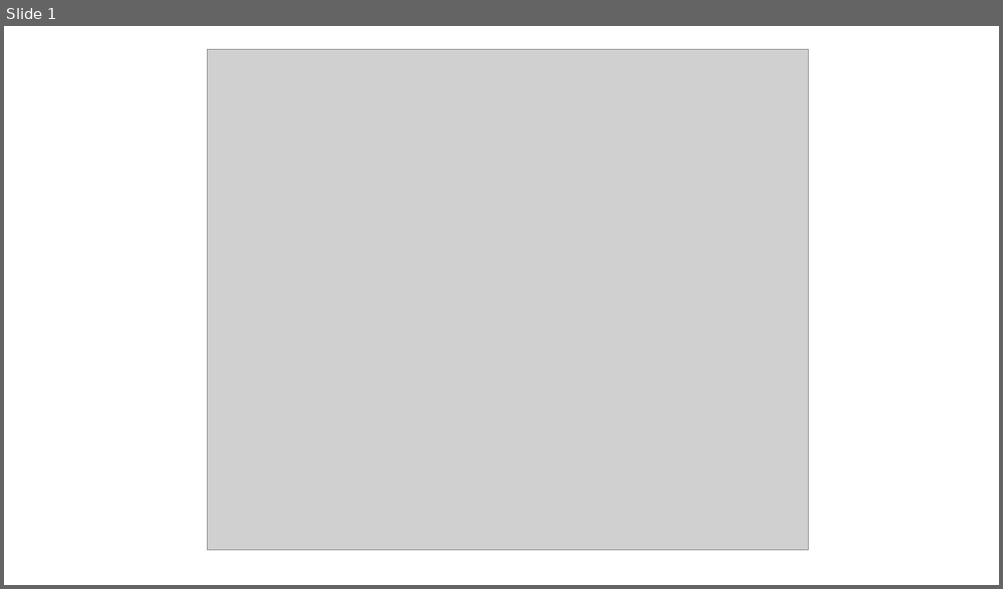
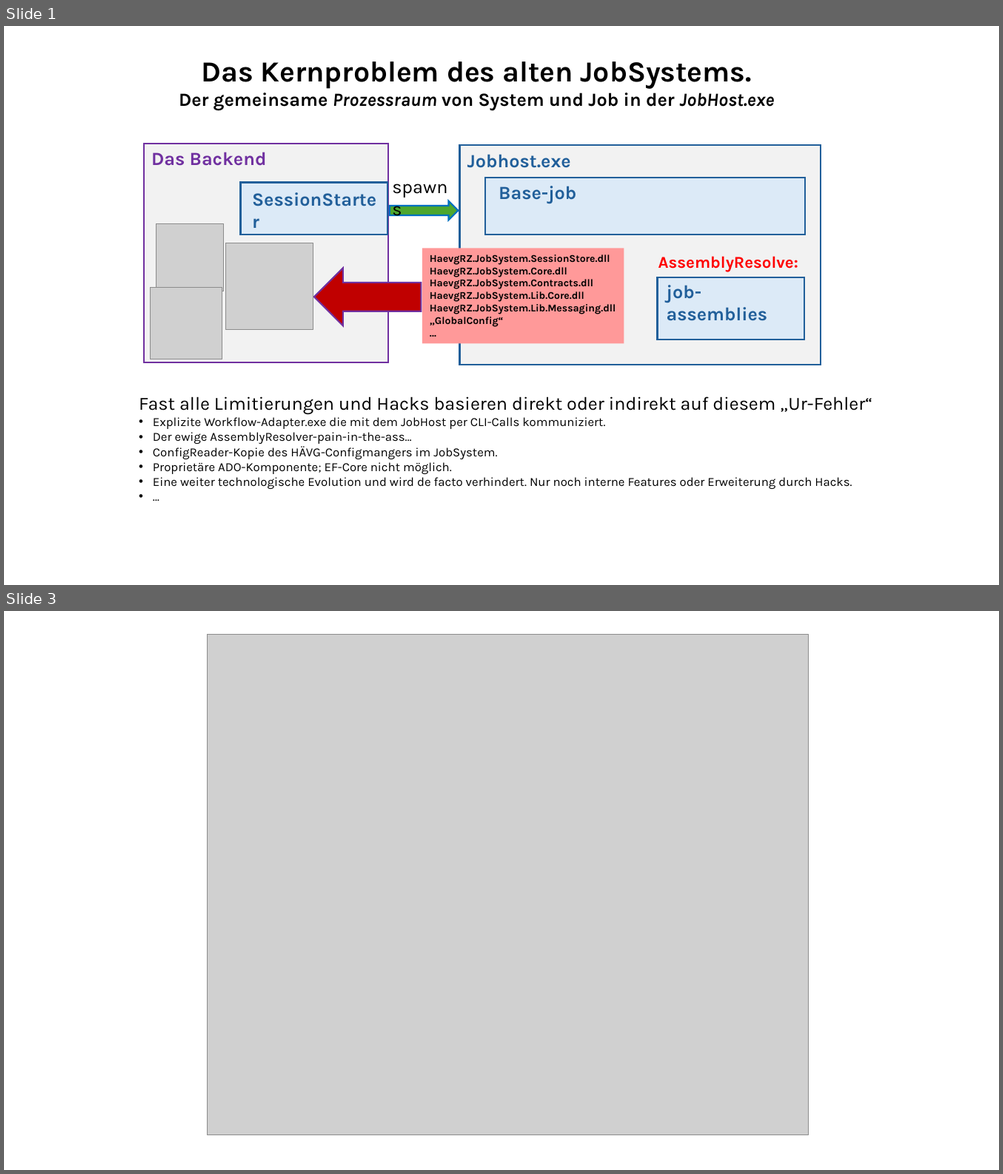
Before and after one commit to ckluth/josyn-platform, a slide deck: josyn-intro.pptx. Shown one above the other, each under a label of ours: slide 1 before the commit, slides 1 and 3 after it; the slides between them are not shown. The pictures are 1003x589 and 1003x1174 pixels, drawn with LibreOffice and Linux fonts; fonts in the diff are those of the drawing; grey boxes stand for pictures. Boxes give left, top, right and bottom in pixels: in the first picture for what was removed or moved away, otherwise in the second. Text is boxed around its words. In the diff, an @@ line names an element or a change of style, - is before the commit and + after.

```diff
--- a/josyn-intro.pptx
+++ b/josyn-intro.pptx
@@ slide 1 added at [4,26,999,585], background #FFFFFF @@
@@ text added at [179,62,774,111], 18 pt, text #000000, bold @@
+Das Kernproblem des alten JobSystems.
+Der gemeinsame Prozessraum von System und Job in der JobHost.exe
@@ rectangle added at [144,143,387,363], fill #F2F2F2, outline #7030A0 1.5 pt @@
@@ text added at [151,152,267,166], 18 pt, text #7030A0, bold @@
+Das Backend
@@ rectangle added at [460,145,821,365], fill #F2F2F2, outline #215F9A 1.5 pt @@
@@ text added at [467,154,571,168], 18 pt, text #215F9A, bold @@
+Jobhost.exe
@@ text added at [384,171,462,201], 18 pt, text #000000 @@
+spawns
@@ rectangle added at [485,178,805,235], fill #DCEAF7, outline #215F9A 1.5 pt @@
@@ rectangle added at [241,183,387,235], fill #DCEAF7, outline #215F9A 1.5 pt @@
@@ text added at [245,184,387,214], 18 pt, text #215F9A, bold @@
+SessionStarter
@@ right arrow added at [390,201,458,221], fill #4EA72E, outline #0070C0 1.5 pt @@
@@ text added at [498,186,576,204], 18 pt, text #215F9A, bold @@
+Base-job
@@ picture added at [156,224,224,292] @@
@@ picture added at [225,243,313,330] @@
@@ left arrow added at [314,269,421,326], fill #C00000, outline #7030A0 1.5 pt @@
@@ rectangle added at [422,248,623,344], fill #FF9999, 10 pt, text #000000, bold @@
+HaevgRZ.JobSystem.SessionStore.dll
+HaevgRZ.JobSystem.Core.dll
+HaevgRZ.JobSystem.Contracts.dll
+HaevgRZ.JobSystem.Lib.Core.dll
+HaevgRZ.JobSystem.Lib.Messaging.dll
+„GlobalConfig“
+…
@@ text added at [658,256,798,272], 16 pt, text #FF0000, bold @@
+AssemblyResolve:
@@ picture added at [151,288,222,360] @@
@@ rectangle added at [657,278,805,340], fill #DCEAF7, outline #215F9A 1.5 pt @@
@@ text added at [666,285,768,321], 18 pt, text #215F9A, bold @@
+job-assemblies
@@ text added at [139,397,872,489], 12 pt, text #000000 @@
+Fast alle Limitierungen und Hacks basieren direkt oder indirekt auf diesem „Ur-Fehler“
+• Explizite Workflow-Adapter.exe die mit dem JobHost per CLI-Calls kommuniziert.
+• Der ewige AssemblyResolver-pain-in-the-ass…
+• ConfigReader-Kopie des HÄVG-Configmangers im JobSystem.
+• Proprietäre ADO-Komponente; EF-Core nicht möglich.
+• Eine weiter technologische Evolution und wird de facto verhindert. Nur noch interne Features oder Erweiterung durch Hacks.
+• …
@@ what was slide 1 is now slide 3 @@
```
Also in this commit, not shown: 1 other slide added.
